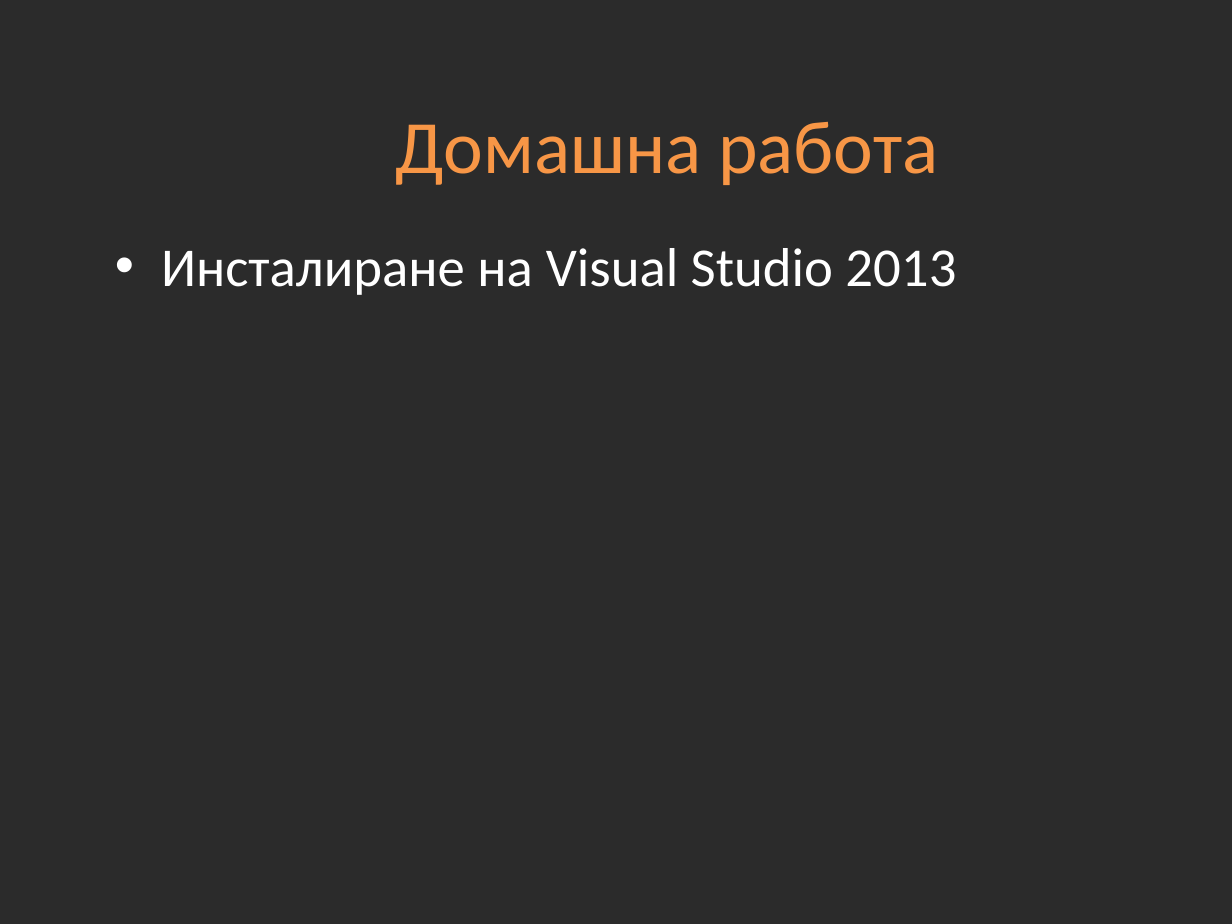
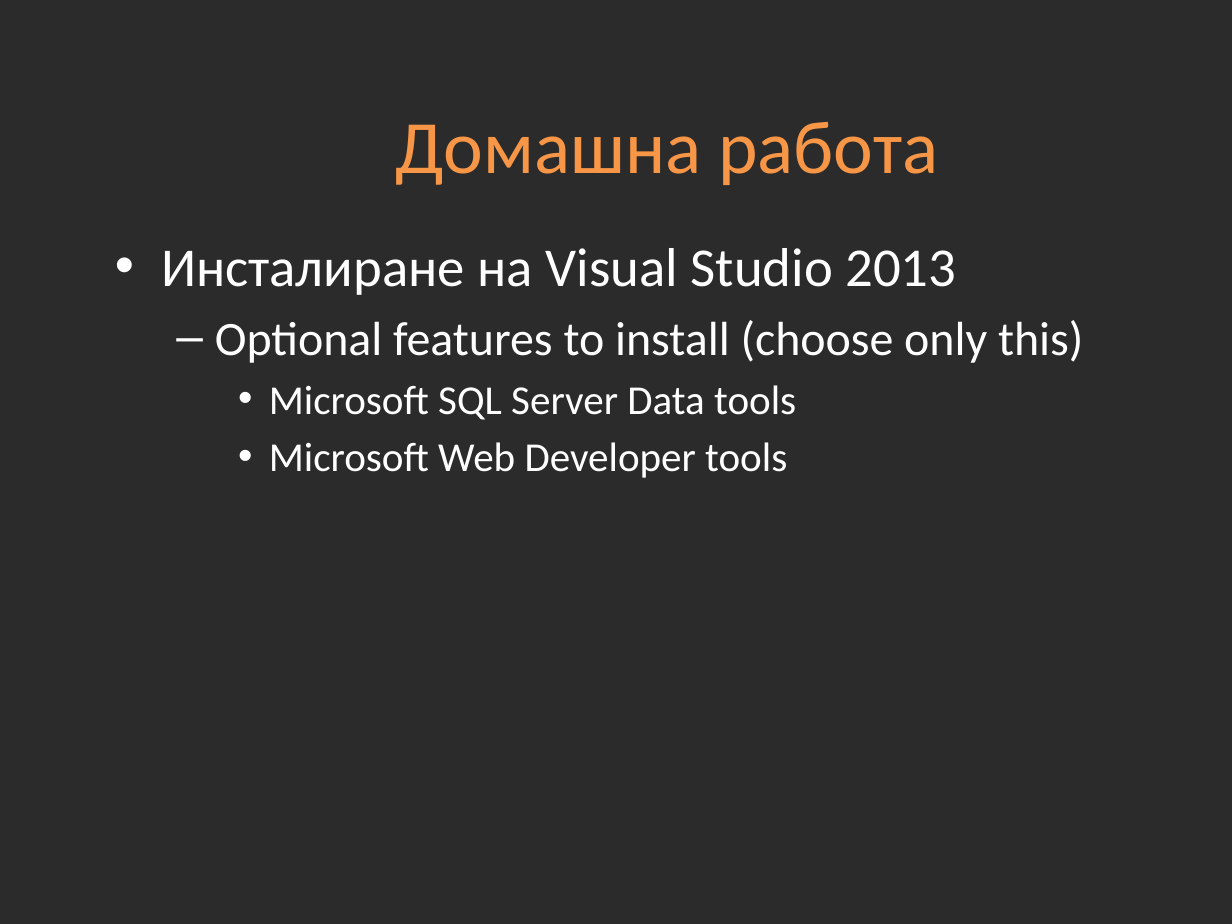
Before and after one commit to Academy-Soft-Intellect/Programming-Introduction-Course, a slide deck: slide 13 of 02-ComputerKnowledge.pptx. Drawn at 1232x924 pixels with LibreOffice and Linux fonts; fonts in the diff are those of the drawing; background and template pictures are left out; a plain dark background stands for a picture behind light text. Boxes give left, top, right and bottom in pixels: in the first picture for what was removed or moved away, otherwise in the second. Text is boxed around its words. In the diff, an @@ line names an element or a change of style, - is before the commit and + after.

Commit message:
Update

```diff
--- a/02-ComputerKnowledge.pptx
+++ b/02-ComputerKnowledge.pptx
@@ text at [215,320,1083,478]: paragraphs added @@
+  – Optional features to install (choose only this)
+    • Microsoft SQL Server Data tools
+    • Microsoft Web Developer tools
```
